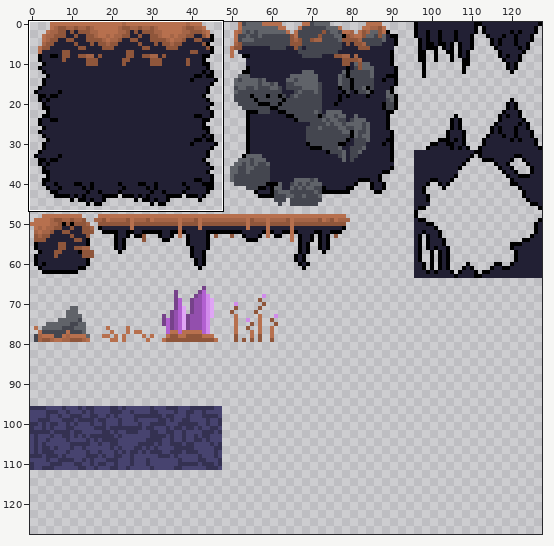
One commit to this pixel-art file: assets/images/projects/tilemap-underground.aseprite. Above: a wide view before the commit, with the close-up outlined.
Close-up. Earlier state:
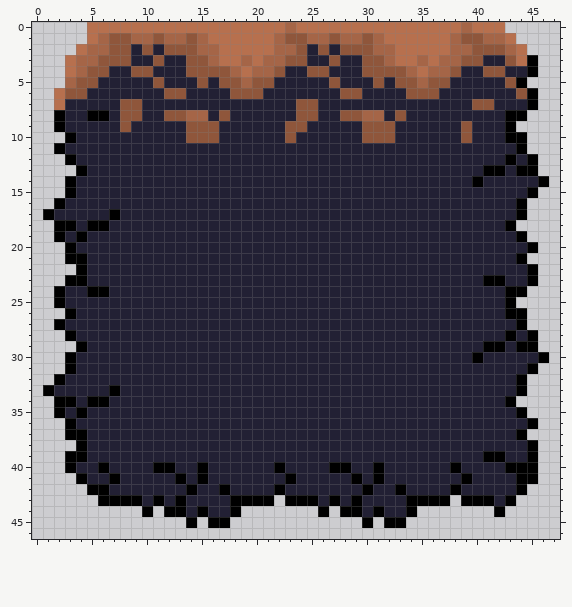
128x128 pixels, 1 frame. Colours within 5 levels of each other are drawn and written as one. Shown: x 0..47, y 0..46. The commit also changed other parts of the picture, which this record leaves out.
After:
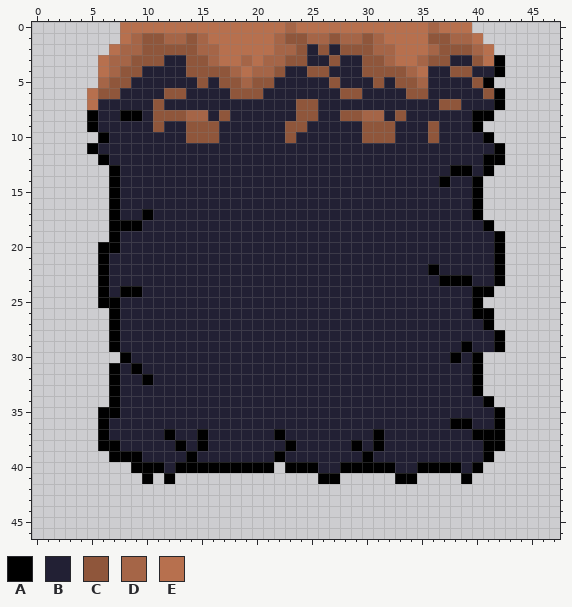
Palette (. is transparent): A #000000  B #222034  C #8f563b  D #a56547  E #b7704e
From old to new:
@@ x 0..47 @@
- 0 .....EEEEEEEEEEEEEEEEEEDEEEEEEEEEEEEEEEDEEE.....
- 1 .....EDCCDDCDDCDEEEEEEDCCDDCDDCDEEEEEEDCCDDE....
- 2 ....EDDCCBCBCCCDDEEEEEDDCBCBCCCDDEEEEEDDCCCDE...
- 3 ...EDDCCCBBCBBCCDEEDEDDCCBBCBBCCDEEDEDDCCBBCEA..
- 4 ...EDCCBBCCBBBCCCCDEDDCBBCCBBBCCCCDEDDCBBCCBBA..
- 5 ...DCCBBBBBCBBBCBCCDCCBBBBBCBBBCBCCDCCBBBBBCA...
- 6 ..ECCBBBBBBBCCBBBBCCCBBBBBBBCCBBBBCCCBBBBBBBCA..
- 7 ..EBBBBBCCBBBBBBBBBBBBBBCCBBBBBBBBBBBBBBCCBBBA..
- 8 ..ABBAABCCBBCCDDBCBBBBBBCCBBCCDDBCBBBBBBBBBAA...
- 9 ..ABBBBBCBBBBBCCCBBBBBBCCBBBBBCCCBBBBBBCBBBA....
-10 ...ABBBBBBBBBBCCCBBBBBBCBBBBBBCCCBBBBBBCBBBAA...
-11 ..ABBBBBBBBBBBBBBBBBBBBBBBBBBBBBBBBBBBBBBBBBA...
-12 ...ABBBBBBBBBBBBBBBBBBBBBBBBBBBBBBBBBBBBBBBABA..
-13 ....ABBBBBBBBBBBBBBBBBBBBBBBBBBBBBBBBBBBBAABAA..
-14 ...ABBBBBBBBBBBBBBBBBBBBBBBBBBBBBBBBBBBBABBBBBA.
-15 ...ABBBBBBBBBBBBBBBBBBBBBBBBBBBBBBBBBBBBBBBBBA..
-16 ..ABBBBBBBBBBBBBBBBBBBBBBBBBBBBBBBBBBBBBBBBBA...
-17 .ABBBBBABBBBBBBBBBBBBBBBBBBBBBBBBBBBBBBBBBBBA...
-18 ..AABAABBBBBBBBBBBBBBBBBBBBBBBBBBBBBBBBBBBBA....
-19 ..ABABBBBBBBBBBBBBBBBBBBBBBBBBBBBBBBBBBBBBBBA...
-20 ...ABBBBBBBBBBBBBBBBBBBBBBBBBBBBBBBBBBBBBBBBBA..
-21 ...AABBBBBBBBBBBBBBBBBBBBBBBBBBBBBBBBBBBBBBBA...
-22 ....ABBBBBBBBBBBBBBBBBBBBBBBBBBBBBBBBBBBBBBBBA..
-23 ...AABBBBBBBBBBBBBBBBBBBBBBBBBBBBBBBBBBBBAABBA..
-24 ..ABBAABBBBBBBBBBBBBBBBBBBBBBBBBBBBBBBBBBBBAA...
-25 ..ABBBBBBBBBBBBBBBBBBBBBBBBBBBBBBBBBBBBBBBBA....
-26 ...ABBBBBBBBBBBBBBBBBBBBBBBBBBBBBBBBBBBBBBBAA...
-27 ..ABBBBBBBBBBBBBBBBBBBBBBBBBBBBBBBBBBBBBBBBBA...
-28 ...ABBBBBBBBBBBBBBBBBBBBBBBBBBBBBBBBBBBBBBBABA..
-29 ....ABBBBBBBBBBBBBBBBBBBBBBBBBBBBBBBBBBBBAABAA..
-30 ...ABBBBBBBBBBBBBBBBBBBBBBBBBBBBBBBBBBBBABBBBBA.
-31 ...ABBBBBBBBBBBBBBBBBBBBBBBBBBBBBBBBBBBBBBBBBA..
-32 ..ABBBBBBBBBBBBBBBBBBBBBBBBBBBBBBBBBBBBBBBBBA...
-33 .ABBBBBABBBBBBBBBBBBBBBBBBBBBBBBBBBBBBBBBBBBA...
-34 ..AABAABBBBBBBBBBBBBBBBBBBBBBBBBBBBBBBBBBBBA....
-35 ..ABABBBBBBBBBBBBBBBBBBBBBBBBBBBBBBBBBBBBBBBA...
-36 ...ABBBBBBBBBBBBBBBBBBBBBBBBBBBBBBBBBBBBBBBBBA..
-37 ...AABBBBBBBBBBBBBBBBBBBBBBBBBBBBBBBBBBBBBBBA...
-38 ....ABBBBBBBBBBBBBBBBBBBBBBBBBBBBBBBBBBBBBBBBA..
-39 ...AABBBBBBBBBBBBBBBBBBBBBBBBBBBBBBBBBBBBAABBA..
-40 ...ABBABBBBAABBABBBBBBABBBBAABBABBBBBBABBBBAAA..
-41 ....ABBABBBBBABABBBBBBBABBBBBABABBBBBBBABBBBAA..
-42 .....AABBBBBBBABBABBBBABBBBBBBABBABBBBABBBBBA...
-43 ......AAAABABABBBBAAAA.AAABABABBBBAAAA.AAABA....
-44 ..........A.AABABBA.......A.AABABBA.......A.....
-45 ..............A.AA............A.AA..............
+ 0 ........EEEEEEEEEEEEEEEDEEEEEEEEEEEEDEEE........
+ 1 ........EDCCDDCDEEEEEEDCCDDCDDCDEEEECCDDE.......
+ 2 .......EDDCCCCCDDEEEEEDDCBCBCCCDDEEEDCCCDE......
+ 3 ......EDDCCCBBCCDEEDEDDCCBBCBBCCDEEDCCBBCEA.....
+ 4 ......EDCCBBBBCCCCDEDDCBBCCBBBCCCCDEBBCCBBA.....
+ 5 ......DCCBBBBBBCBCCDCCBBBBBCBBBCBCCDBBBBCA......
+ 6 .....ECCBBBBCCBBBBCCCBBBBBBBCCBBBBCCBBBBBCA.....
+ 7 .....EBBBBBCBBBBBBBBBBBBCCBBBBBBBBBBBCCBBBA.....
+ 8 .....ABBAABCCCDDBCBBBBBBCCBBCCDDBCBBBBBBAA......
+ 9 .....ABBBBBCBBCCCBBBBBBCCBBBBBCCCBBBCBBBA.......
+10 ......ABBBBBBBCCCBBBBBBCBBBBBBCCCBBBCBBBBA......
+11 .....ABBBBBBBBBBBBBBBBBBBBBBBBBBBBBBBBBBBBA.....
+12 ......ABBBBBBBBBBBBBBBBBBBBBBBBBBBBBBBBBBAA.....
+13 .......ABBBBBBBBBBBBBBBBBBBBBBBBBBBBBBAABA......
+14 .......ABBBBBBBBBBBBBBBBBBBBBBBBBBBBBABBA.......
+15 .......ABBBBBBBBBBBBBBBBBBBBBBBBBBBBBBBBA.......
+16 .......ABBBBBBBBBBBBBBBBBBBBBBBBBBBBBBBBA.......
+17 .......ABBABBBBBBBBBBBBBBBBBBBBBBBBBBBBBA.......
+18 .......AAABBBBBBBBBBBBBBBBBBBBBBBBBBBBBBBA......
+19 .......ABBBBBBBBBBBBBBBBBBBBBBBBBBBBBBBBBBA.....
+20 ......AABBBBBBBBBBBBBBBBBBBBBBBBBBBBBBBBBBA.....
+21 ......ABBBBBBBBBBBBBBBBBBBBBBBBBBBBBBBBBBBA.....
+22 ......ABBBBBBBBBBBBBBBBBBBBBBBBBBBBBABBBBBA.....
+23 ......ABBBBBBBBBBBBBBBBBBBBBBBBBBBBBBAAABBA.....
+24 ......ABAABBBBBBBBBBBBBBBBBBBBBBBBBBBBBBAA......
+25 ......AABBBBBBBBBBBBBBBBBBBBBBBBBBBBBBBBA.......
+26 .......ABBBBBBBBBBBBBBBBBBBBBBBBBBBBBBBBAA......
+27 .......ABBBBBBBBBBBBBBBBBBBBBBBBBBBBBBBBBA......
+28 .......ABBBBBBBBBBBBBBBBBBBBBBBBBBBBBBBBBBA.....
+29 .......ABBBBBBBBBBBBBBBBBBBBBBBBBBBBBBBABBA.....
+30 ........ABBBBBBBBBBBBBBBBBBBBBBBBBBBBBABA.......
+31 .......ABABBBBBBBBBBBBBBBBBBBBBBBBBBBBBBA.......
+32 .......ABBABBBBBBBBBBBBBBBBBBBBBBBBBBBBBA.......
+33 .......ABBBBBBBBBBBBBBBBBBBBBBBBBBBBBBBBA.......
+34 .......ABBBBBBBBBBBBBBBBBBBBBBBBBBBBBBBBBA......
+35 ......AABBBBBBBBBBBBBBBBBBBBBBBBBBBBBBBBBBA.....
+36 ......ABBBBBBBBBBBBBBBBBBBBBBBBBBBBBBBAABBA.....
+37 ......ABBBBBABBABBBBBBABBBBBBBBABBBBBBBBAAA.....
+38 ......AABBBBBABABBBBBBBABBBBBABABBBBBBBBBAA.....
+39 .......AAABBBBABBBBBBBABBBBBBBABBBBBBBBBBA......
+40 .........AAABAAAAAAAAA.AAABBAAAAABBAAAABA.......
+41 ..........A.A.............AA.....AA....A........
+42 ................................................
+43 ................................................
+44 ................................................
+45 ................................................
 46 ................................................
